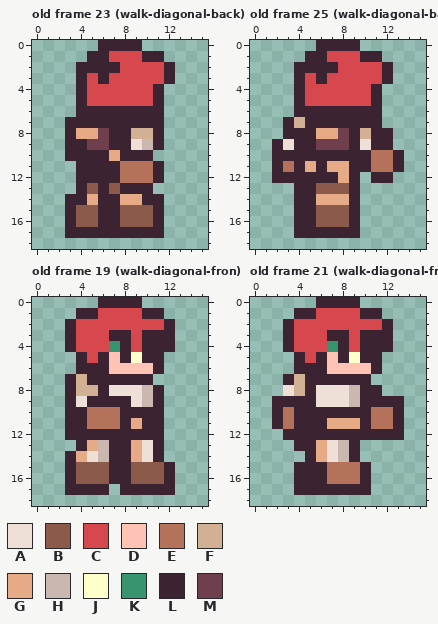
One commit to this pixel-art file: Assets/Resources/Player/Sprites/Movement/player-walking.aseprite. Above is the file before it was changed.
16x19 pixels, 25 frames. Shown: old frame 23 (walk-diagonal-back), old frame 25 (walk-diagonal-back), old frame 19 (walk-diagonal-fron), old frame 21 (walk-diagonal-fron). The commit also changed other frames, which this record leaves out.
Visible layers, top first: "Layer 3", "Layer 1".
Palette (. is transparent): A #eedfd7  B #8c5a4a  C #d6474e  D #ffc3b5  E #b37259  F #d1b094  G #e6aa86  H #cab7af  J #ffffcc  K #37946e  L #3b2331  M #6f3f4e
Pixels before, old frame 23 (walk-diagonal-back), first column x 3:
 0 ...LLLL...
 1 ..LLCCCLL.
 2 .LLLLCCCCL
 3 .LCLCCCCCL
 4 .LCCCCCCL.
 5 .LCCCCCCL.
 6 .LLLLLLLL.
 7 LLLLLLLLL.
 8 LGGMLLFFL.
 9 LLMMLLAHL.
10 LLLLGLLL..
11 .LLLLEEEL.
12 .LLLLEEEL.
13 .LBLBLLL..
14 LLGLLGGLL.
15 LBBLLBBBL.
16 LBBLLBBBL.
17 LLLLLLLLL.
Pixels before, old frame 25 (walk-diagonal-back), first column x 2:
 0 ....LLLL....
 1 ...LLCCCLL..
 2 ..LLLLCCCCL.
 3 ..LCLCCCCCL.
 4 ..LCCCCCCL..
 5 ..LCCCCCCL..
 6 ..LLLLLLLL..
 7 .LFLLLLLLL..
 8 .LLLGGMLFLL.
 9 LALLMMMLALL.
10 LLLLLLLLLEEL
11 LELGLGGLLEEL
12 LLLLLLGL.LL.
13 ..LLBBBL....
14 ..LLGGGL....
15 ..LLBBBL....
16 ..LLBBBL....
17 ..LLLLLL....
Pixels before, old frame 19 (walk-diagonal-fron), first column x 3:
 0 ...LLLL...
 1 .LLCCCCLL.
 2 LCCCCCCCCL
 3 LCCCLLCLLL
 4 LCCCKLCLLL
 5 .LCLDLJLL.
 6 .LLLDDDDL.
 7 LFLLLLLL..
 8 LFFLAAAHL.
 9 LALLLLAHL.
10 LLEEELLLL.
11 LLEEELGLL.
12 LLLLLLLLL.
13 .LGHLLGAL.
14 LGAHLLGAL.
15 LBBBLLBBBL
16 LBBBLLBBBL
17 LLLL.LLLLL
Pixels before, old frame 21 (walk-diagonal-fron), first column x 2:
 0 ....LLLL....
 1 ..LLCCCCLL..
 2 .LCCCCCCCCL.
 3 .LCCCLLCLLL.
 4 .LCCCKLCLLL.
 5 ..LCLDLJLL..
 6 ..LLLDDDDL..
 7 .LFLLLLLL...
 8 .AFLAAAHLL..
 9 LLLLAAAHLLLL
10 LELLLLLLLEEL
11 LELLLGGGLEEL
12 .LLLLLLLLLLL
13 ..LLGAHL....
14 ...LGAHL....
15 ..LLLEEEL...
16 ..LLLEEEL...
17 ..LLLLLLL...
New version:
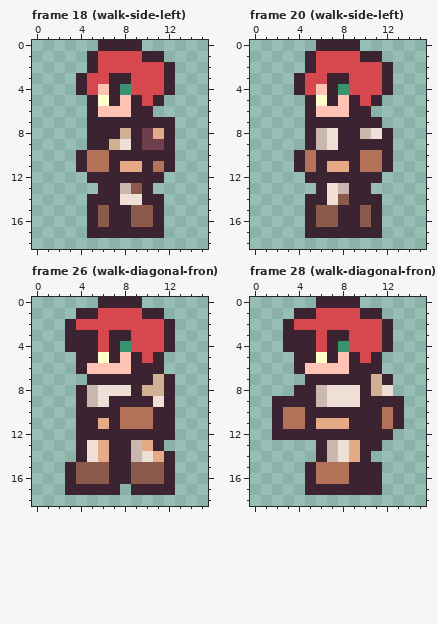
A new or re-ordered frame is compared with the old frame closest to it.
The author wrote: player walking animation now working properly during walk state
The edit:
frames 25 -> 40
Changed rows in their new state; - is an unchanged pixel.
Frame 18 (walk-side-left) is new; against old frame 23 (walk-diagonal-back), layers "Layer 3", "Layer 1":
first column x 3:
 1 ---C------
 2 -.-CC-----
 3 ---CLL----
 4 ---DLK--CL
 5 -.LJLDL---
 6 -.-DDD--.-
 7 ..-------L
 8 ..LL-FLMGL
 9 ..LLFALMML
10 .-EEL---LL
11 --EE-GGLEL
12 -.---LLL--
13 -..-LHB---
14 ..L--AA---
15 ..LB-L----
16 ..LB-L----
17 ..--------
Frame 20 (walk-side-left) is new; against old frame 25 (walk-diagonal-back), layers "Layer 3", "Layer 1":
first column x 2:
 1 ----C-------
 2 --.-CC------
 3 ----CLL-----
 4 ----DLK--CL-
 5 --.LJLDL----
 6 --.-DDD--.--
 7 -..---------
 8 -..-HAL-HA--
 9 ...-HAL-L---
10 ..-E----E-L.
11 ..-E----E-L.
12 ...---L-L-.-
13 --..LAH-L---
14 --.-LAB-LL--
15 --.---L-BL--
16 --.---L-BL--
17 --.-----LL--
Frame 26 (walk-diagonal-fron) is new; against old frame 19 (walk-diagonal-fron), layers "Layer 3", "Layer 1":
first column x 3:
 3 -LL----CC-
 4 -LL-LK-CC-
 5 --LJLDLC--
 6 --DD--LL--
 7 ..------FL
 8 .LHA--LFFL
 9 .LHA--LLAL
10 .-LLLEEE-L
11 .-LGLEEE-L
12 .--------L
13 --AG--HG--
14 .L-G--H-GL
17 ----L.----
Frame 28 (walk-diagonal-fron) is new; against old frame 21 (walk-diagonal-fron), layers "Layer 3", "Layer 1":
first column x 2:
 3 --LL----CC--
 4 --LL-LK-CC--
 5 ---LJLDLC---
 6 ---DD--LL---
 7 -..------FL-
 8 -.L-H--A-FA-
 9 ----H--A----
10 --E------L--
11 --E-G--L-L--
12 L----------.
13 --..LHAGLL--
14 ---.LHAGL---
15 --.-E--L-L--
16 --.-E--L-L--
17 --.------L--
Pixel boxes of the changes (left, top, right, bottom) in both pictures:
changed: (65, 51, 175, 238)
changed: (272, 51, 404, 238)
changed: (65, 330, 175, 495)
changed: (272, 330, 404, 495)
